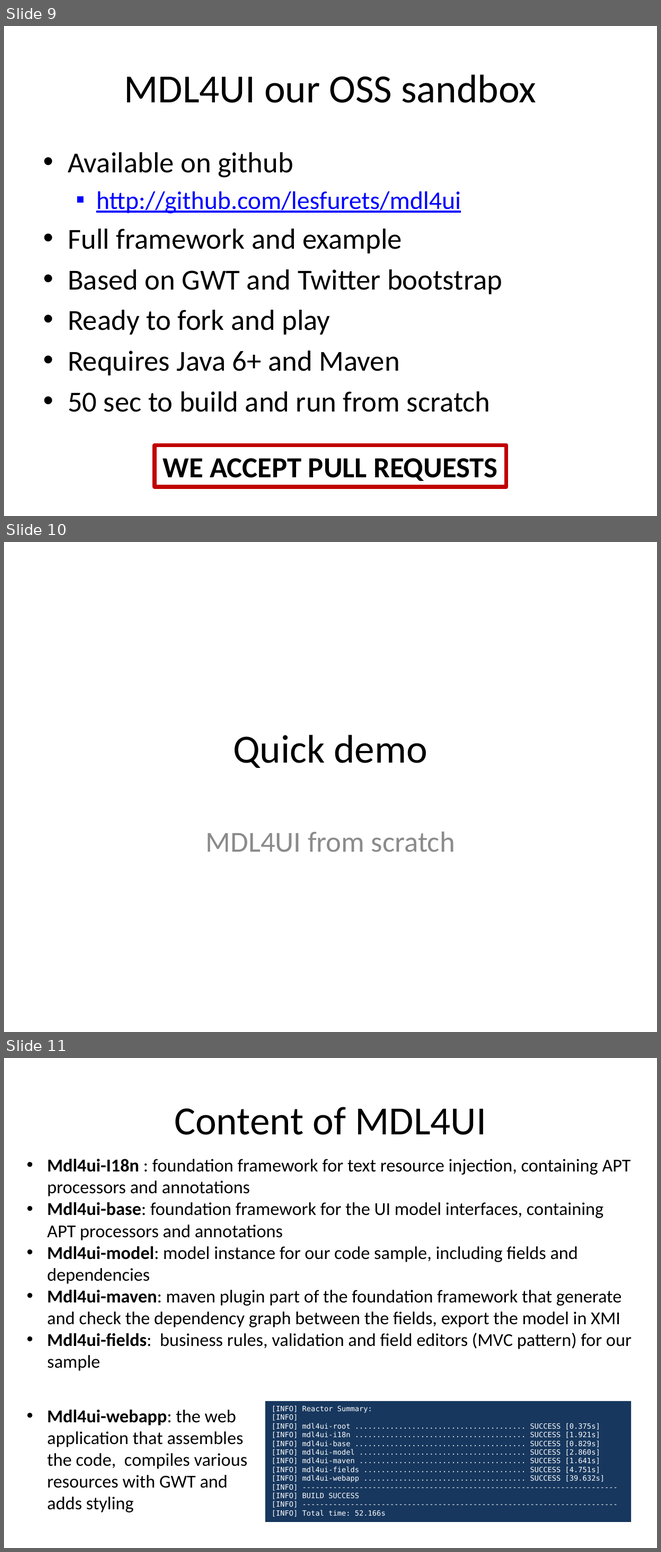
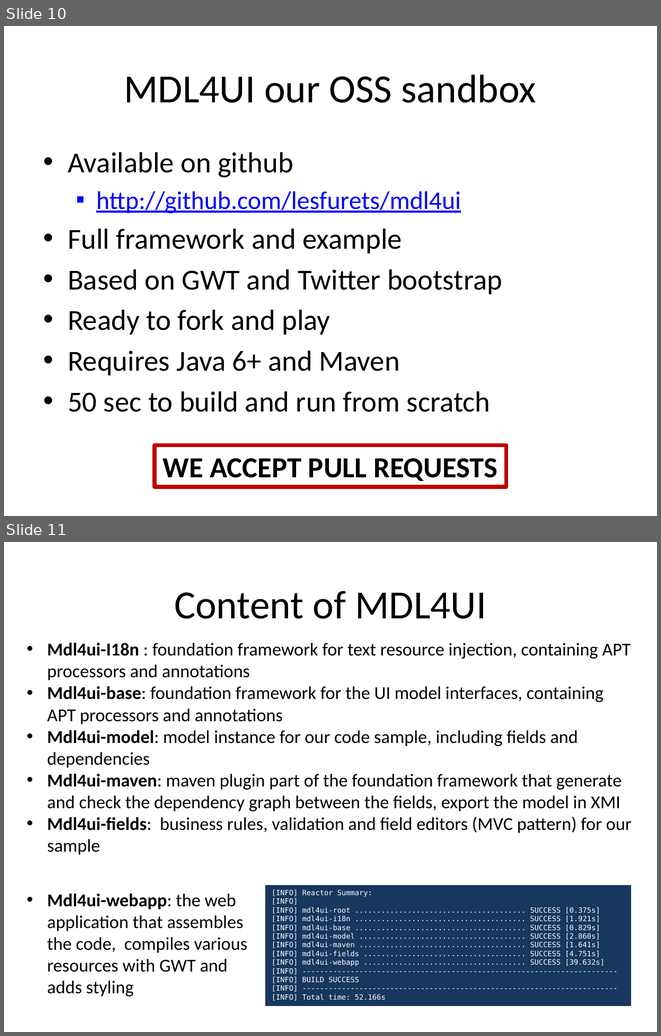
Before and after one commit to lesfurets/mdl4ui, a slide deck: mdl4ui-docs/mdl4ui_cg2013.pptx. Shown one above the other, each under a label of ours: slides 9, 10 and 11 before the commit, slides 10 and 11 after it. The pictures are 661x1552 and 661x1036 pixels, drawn with LibreOffice and Linux fonts; fonts in the diff are those of the drawing. Boxes give left, top, right and bottom in pixels: in the first picture for what was removed or moved away, otherwise in the second. Text is boxed around its words. In the diff, an @@ line names an element or a change of style, - is before the commit and + after.

```diff
--- a/mdl4ui-docs/mdl4ui_cg2013.pptx
+++ b/mdl4ui-docs/mdl4ui_cg2013.pptx
@@ slide 10 removed at (4,542,657,1032), background #FFFFFF @@
@@ title removed at (233,734,427,768) @@
-Quick demo
@@ subtitle removed at (206,831,455,852) @@
-MDL4UI from scratch
@@ what was slide 9 is now slide 10 @@
```
Also in this commit, not shown: 2 slides changed, 5 slides added, 3 other slides removed.
